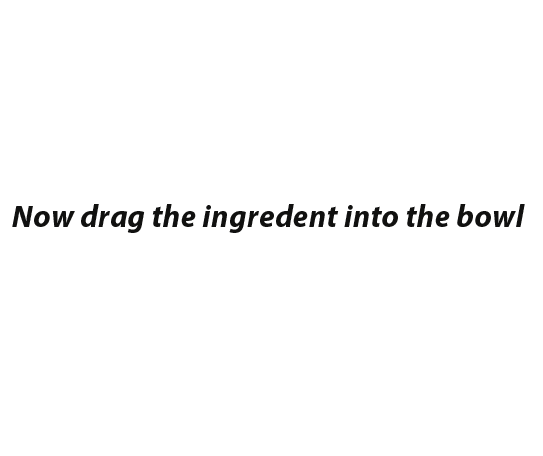
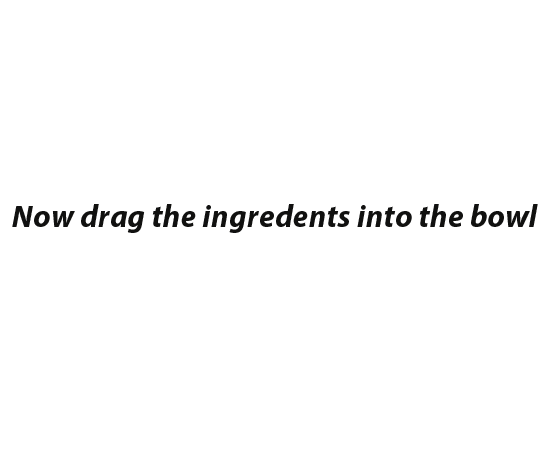
Layers edited between the first and the second 543px x 456px image:
renamed "Now drag the ingredent into the bowl" to "Now drag the ingredents into the bowl", painted on it over [337, 204, 538, 227]
